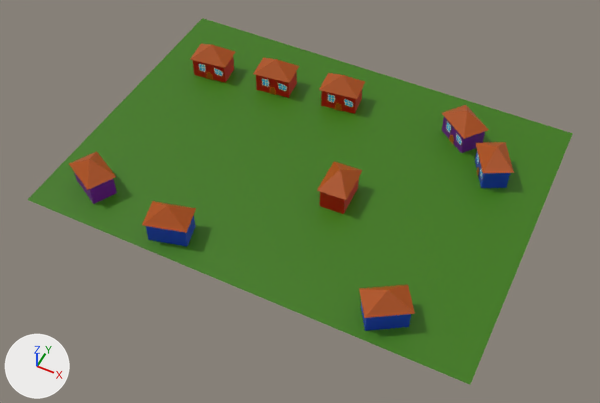
Renders of the glTF model assets/level.glb from each side of a commit.
Camera for both pictures: a 50 mm camera at (49.6, -103.7, 117.8) aimed at (1.4, -7.3, -2.7). The lights are fixed; the arrows at lower left show +X, +Y and +Z. Where no turn or scale is listed for an object, it has been applied to the vertices. Vertices at the same position are counted once.

In view in the first picture: 'BlueHouse', 'BlueHouse.001', 'BlueHouse.002', 'Decorations', 'Decorations.001', 'Decorations.002', 'Decorations.003', 'Decorations.004', 'Floor', 'PurpleHouse', 'PurpleHouse.001', 'RedHouse', 'RedHouse.001', 'RedHouse.002', 'RedHouse.008', 'Roof', 'Roof.001', 'Roof.002', 'Roof.003', 'Roof.004', 'Roof.005', 'Roof.006', 'Roof.007', 'Roof.008'.
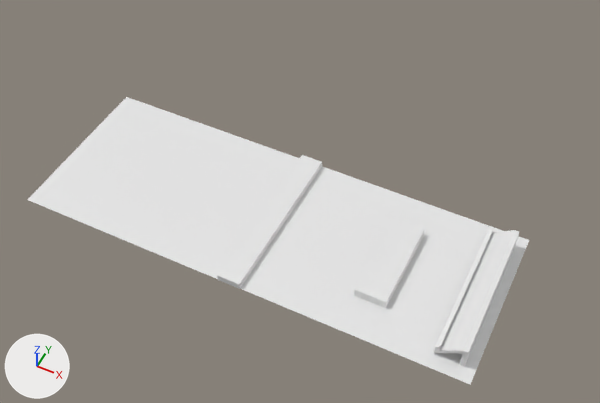
The newer file is also rescaled (x0.908), turned or shifted as a whole; pictures and numbers use the older file's frame.

Boxes [x1, y1, x2, y2] around the edits, measured in the pictures (600 x 403 px):
'Floor', recoloured, reshaped (green to white, 8% narrower, 22% shorter)
    before: [27, 18, 573, 384]
    after: [27, 97, 529, 384]
'Foods', added
    after: [434, 229, 519, 367]
'Divider', added
    after: [217, 155, 322, 289]
'Appliances', added
    after: [354, 218, 425, 308]
'Roof.007', deleted (brown)
    before: [359, 284, 415, 318]
'Roof.006', deleted (brown)
    before: [142, 201, 196, 233]
'Roof.008', deleted (brown)
    before: [317, 161, 363, 200]
'Roof.005', deleted (brown)
    before: [69, 151, 116, 190]
'Roof.003', deleted (brown)
    before: [476, 142, 514, 173]
'Roof.004', deleted (brown)
    before: [442, 105, 489, 139]
'Roof.002', deleted (brown)
    before: [319, 73, 365, 99]
'Roof.001', deleted (brown)
    before: [253, 58, 299, 83]
'Roof', deleted (brown)
    before: [190, 44, 235, 68]
'BlueHouse', deleted (blue)
    before: [146, 215, 195, 246]
'BlueHouse.002', deleted (blue)
    before: [361, 302, 411, 331]
'PurpleHouse', deleted (purple)
    before: [442, 117, 485, 153]
'PurpleHouse.001', deleted (purple)
    before: [74, 172, 117, 204]
'RedHouse.008', deleted (red)
    before: [320, 178, 359, 214]
'BlueHouse.001', deleted (blue)
    before: [475, 151, 510, 188]
'RedHouse', deleted (red)
    before: [193, 57, 234, 83]
'RedHouse.001', deleted (red)
    before: [256, 71, 297, 98]
'RedHouse.002', deleted (red)
    before: [321, 90, 362, 114]
'Decorations.002', deleted
    before: [328, 94, 353, 111]
'Decorations.001', deleted
    before: [262, 78, 287, 95]
'Decorations', deleted
    before: [198, 64, 223, 80]
'Decorations.004', deleted
    before: [446, 122, 462, 145]
'Decorations.003', deleted
    before: [476, 154, 482, 179]

Edits to the bpy script that builds the scene:
```text
Change me_plane:
    where me_plane.from_pydata(...)  # 4 vertices, 2 faces; spans x -44.1..44.1, y -32.2..32.2, z 0.0
    remove me_plane.materials.append(mat_material_004)  # picture img_untitled
    me_plane part 1
    me_plane.vertices[2].co: (-44.1, 32.2, 0.0) -> (-44.1, 0.8, 0.0)  # pixel (202, 18) -> pixel (126, 96)
    me_plane.vertices[3].co: (44.1, 32.2, 0.0) -> (44.1, 0.8, 0.0)  # pixel (572, 133) -> pixel (529, 240)
Remove ob_redhouse:
    ob_redhouse = bpy.data.objects.new('RedHouse', me_cube_001)
Remove ob_decorations:
    ob_decorations = bpy.data.objects.new('Decorations', me_plane_001)
Remove ob_roof:
    ob_roof = bpy.data.objects.new('Roof', me_cube_002)
Remove ob_redhouse_001:
    ob_redhouse_001 = bpy.data.objects.new('RedHouse.001', me_cube_005)
Remove ob_decorations_001:
    ob_decorations_001 = bpy.data.objects.new('Decorations.001', me_plane_002)
Remove ob_roof_001:
    ob_roof_001 = bpy.data.objects.new('Roof.001', me_cube_006)
Remove ob_redhouse_002:
    ob_redhouse_002 = bpy.data.objects.new('RedHouse.002', me_cube_007)
Remove ob_decorations_002:
    ob_decorations_002 = bpy.data.objects.new('Decorations.002', me_plane_003)
Remove ob_roof_002:
    ob_roof_002 = bpy.data.objects.new('Roof.002', me_cube_008)
Remove ob_bluehouse_001:
    ob_bluehouse_001 = bpy.data.objects.new('BlueHouse.001', me_cube_009)
Remove ob_decorations_003:
    ob_decorations_003 = bpy.data.objects.new('Decorations.003', me_plane_004)
Remove ob_roof_003:
    ob_roof_003 = bpy.data.objects.new('Roof.003', me_cube_010)
Remove ob_purplehouse:
    ob_purplehouse = bpy.data.objects.new('PurpleHouse', me_cube_011)
Remove ob_decorations_004:
    ob_decorations_004 = bpy.data.objects.new('Decorations.004', me_plane_005)
Remove ob_roof_004:
    ob_roof_004 = bpy.data.objects.new('Roof.004', me_cube_012)
Remove ob_purplehouse_001:
    ob_purplehouse_001 = bpy.data.objects.new('PurpleHouse.001', me_cube_013)
Remove ob_roof_005:
    ob_roof_005 = bpy.data.objects.new('Roof.005', me_cube_014)
Remove ob_bluehouse:
    ob_bluehouse = bpy.data.objects.new('BlueHouse', me_cube_015)
Remove ob_roof_006:
    ob_roof_006 = bpy.data.objects.new('Roof.006', me_cube_016)
Remove ob_bluehouse_002:
    ob_bluehouse_002 = bpy.data.objects.new('BlueHouse.002', me_cube_017)
Remove ob_roof_007:
    ob_roof_007 = bpy.data.objects.new('Roof.007', me_cube_018)
Remove ob_redhouse_008:
    ob_redhouse_008 = bpy.data.objects.new('RedHouse.008', me_cube_019)
Remove ob_roof_008:
    ob_roof_008 = bpy.data.objects.new('Roof.008', me_cube_020)
Add ob_foods:
    ob_foods = bpy.data.objects.new('Foods', me_cube_003)  # 21 vertices, 38 faces; spans x -4.9..0.4, y -13.8..13.8, z -2.2..2.2
    ob_foods.location = (41.8, -15.7, 2.0)
Add ob_appliances:
    ob_appliances = bpy.data.objects.new('Appliances', me_cube_002_1)  # a box spanning x -2.9..2.9, y -9.0..9.0, z -0.9..0.9
    ob_appliances.location = (23.5, -15.7, 0.7)
Add ob_divider:
    ob_divider = bpy.data.objects.new('Divider', me_cube_001_1)  # a box spanning x -2.2..2.2, y -16.6..16.6, z -0.6..0.6
    ob_divider.location = (0.0, -15.7, 0.6)
```
